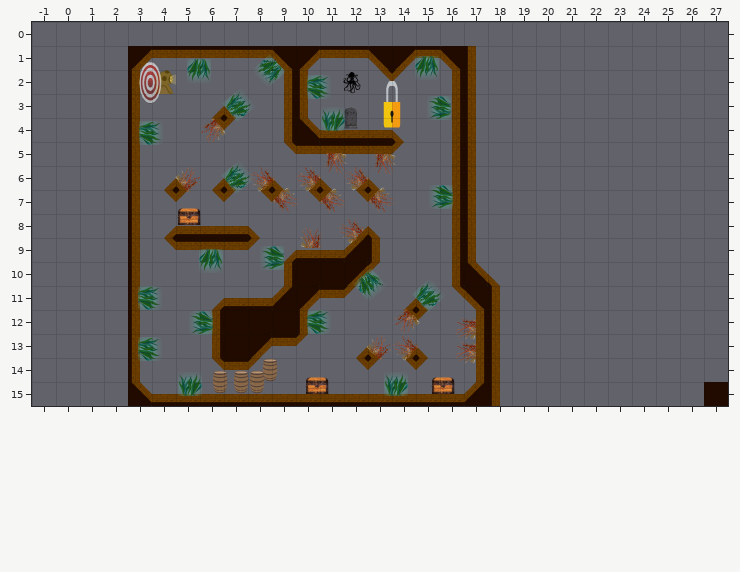
Tiled map (JSON): core/assets/levels/Golden5.json. The first picture shows the starting point.
Cells are 100x100 px. Shown: x -1..27, y 0..15. The old version is drawn lined up with the new one.
After the commit:
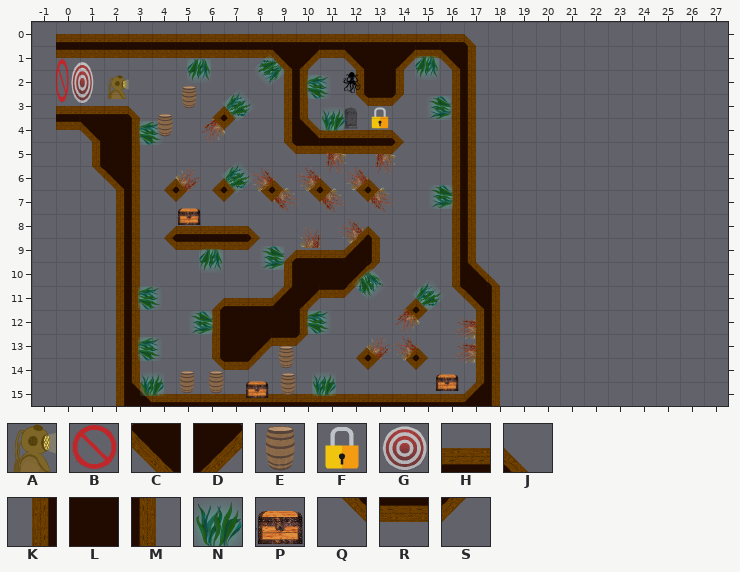
Key: from "old_ship_tileset": A 3, B 5, C 10, D 11, E 13, F 14, G 15, H 21, J 22, K 30, L 31, M 32, N 34, P 36, Q 40, R 41, S 42.
_ is an empty cell.
Objects are placed by their top-left corner, in cells (3,4 is the top-left corner of cell 3,4); size is 1x1 cell unless given.
Diff:
{"change": "map size 25x15 -> 25x16 cells (old content now starts at 3,1; both pictures use the new coordinates)"}
{"where": "layer \"Tile Layer 1\""}
{"y":0,"x":0,"old":"__________________","new":"HHHHHHHHHHHHHHHHHJ"}
{"y":1,"x":0,"old":"___D","new":"RRRR"}
{"y":1,"x":12,"old":"RC","new":"CL"}
{"y":2,"x":3,"old":"M","new":"_"}
{"y":2,"x":12,"old":"_QS","new":"KLM"}
{"y":3,"x":0,"old":"___M","new":"HHHJ"}
{"y":3,"x":12,"old":"___","new":"QRS"}
{"y":4,"x":0,"old":"___","new":"RCL"}
{"y":5,"x":1,"old":"__","new":"KL"}
{"y":6,"x":1,"old":"__","new":"QC"}
{"y":7,"x":2,"old":"_","new":"K"}
{"y":8,"x":2,"old":"_","new":"K"}
{"y":9,"x":2,"old":"_","new":"K"}
{"y":10,"x":2,"old":"_","new":"K"}
{"y":11,"x":2,"old":"_","new":"K"}
{"y":12,"x":2,"old":"_","new":"K"}
{"y":13,"x":2,"old":"_","new":"K"}
{"y":14,"x":2,"old":"_","new":"K"}
{"y":15,"x":2,"old":"_","new":"K"}
{"y":15,"x":27,"old":"L","new":"_"}
{"where": "layer \"Background\""}
{"was": "A at 4,2", "now": "A at 2.1,2.2"}
{"was": "G at 3.4,1.6 size 1x1.9", "now": "G at 0.6,1.6 size 1x1.9"}
{"was": "F at 13.5,2.3 size 1x2.2", "now": "F at 13,3.5"}
{"was": "E at 7.9,14.5", "now": "E at 9.1,13.5"}
{"was": "E at 7.2,14.5", "now": "E at 6.2,14.5"}
{"was": "E at 6.3,14.5", "now": "E at 5,14.5"}
{"was": "N at 5.1,14.6", "now": "N at 3.5,14.6"}
{"was": "E at 8.4,14", "now": "E at 9.2,14.6"}
{"was": "N at 13.6,14.6", "now": "N at 10.6,14.6"}
{"was": "P at 10.4,14.5", "now": "P at 7.9,14.7"}
{"now": "B at 0,1.5 size 0.6x1.9"}
{"now": "E at 5,2.6"}
{"now": "E at 4,3.8"}
{"now": "E at 4,3.8"}
{"now": "E at 6.2,14.5"}
{"label":"changed","picture_box":[56,34,476,406]}
{"label":"removed","picture_box":[704,382,728,406]}
